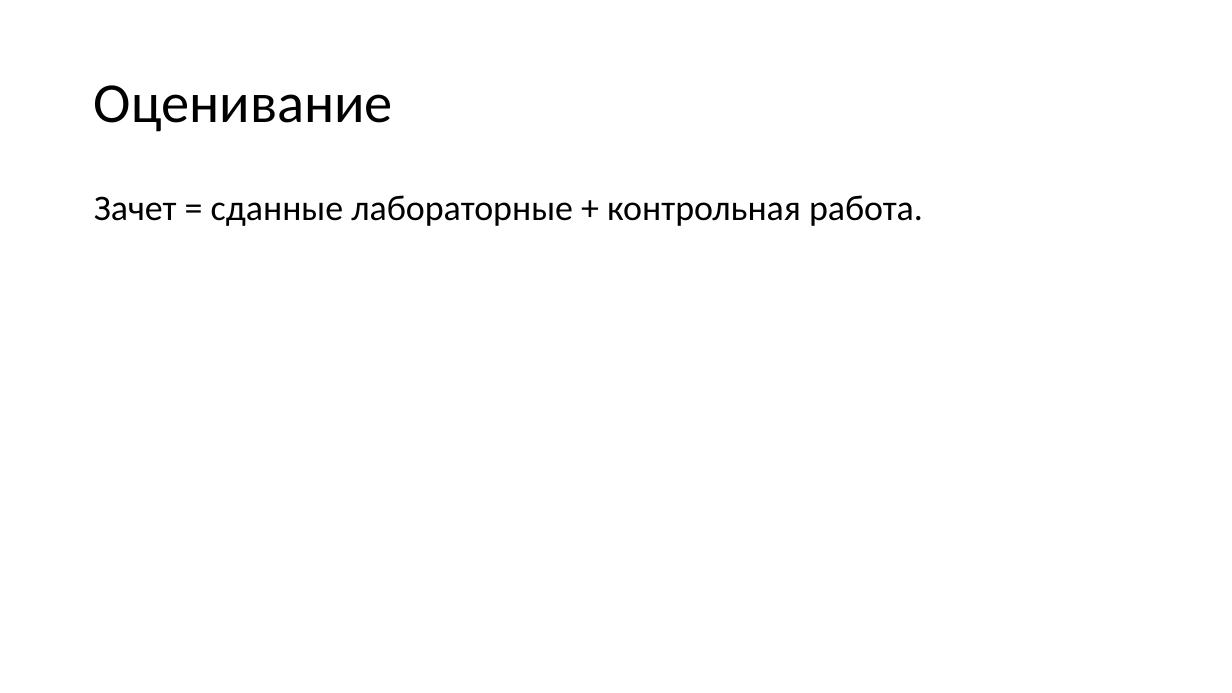
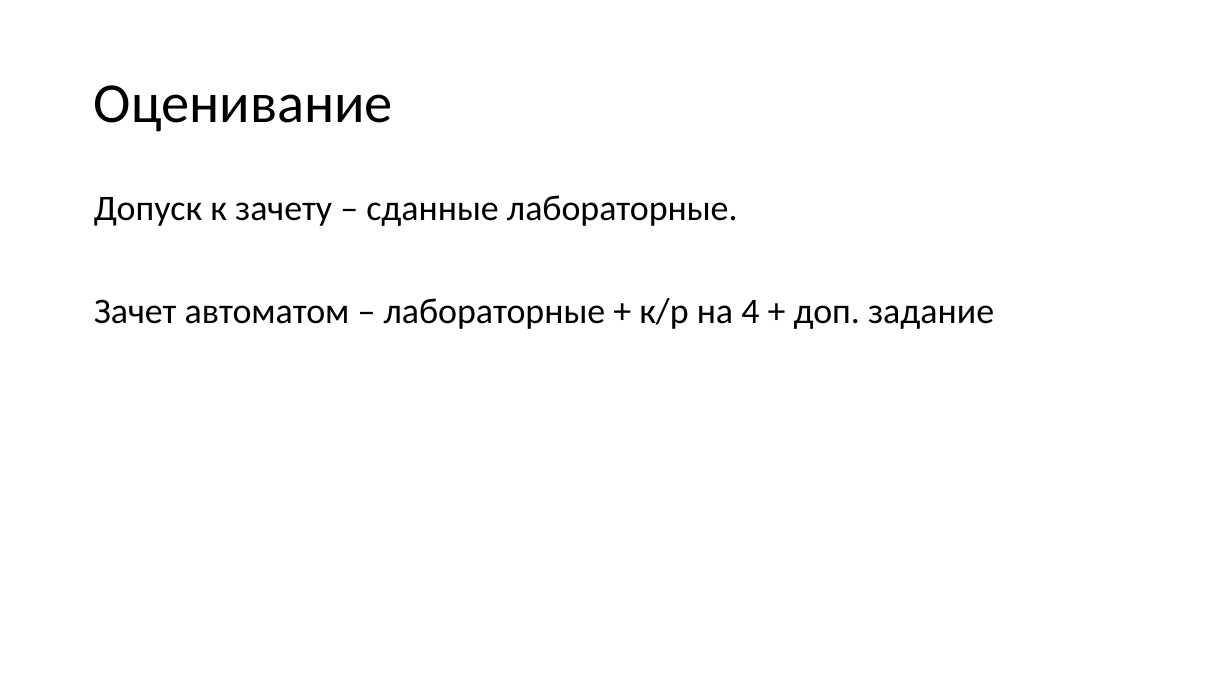
Before and after one commit to bakanchevn/DataBases_MIREA_2018-2019, a slide deck: slide 14 of Week1/Lec1.pptx. Drawn at 1232x693 pixels with LibreOffice and Linux fonts; fonts in the diff are those of the drawing. Boxes give left, top, right and bottom in pixels: in the first picture for what was removed or moved away, otherwise in the second. Text is boxed around its words. In the diff, an @@ line names an element or a change of style, - is before the commit and + after.

```diff
--- a/Week1/Lec1.pptx
+++ b/Week1/Lec1.pptx
@@ text at (94, 195, 994, 329): text changed @@
-Зачет = сданные лабораторные + контрольная работа.
+Допуск к зачету – сданные лабораторные.
+Зачет автоматом – лабораторные + к/р на 4 + доп. задание
```
Also in this commit, not shown: 3 other slides changed, 1 slide removed, 1 other file.
